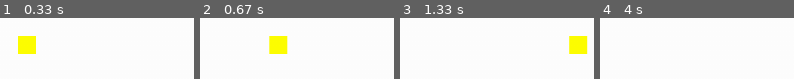
Above: before the commit, frames 1-4 (left to right).
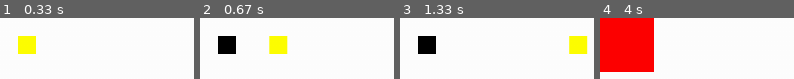
Above: after the commit, the same moments.

Repository: Jeefry465/Proyecto_pygame
Game: pygame game, started from Proyecto Final/juego.py
Same seed, same stepped clock (60 frames per second), same inputs: the game is played once before the commit and once after it.
Inputs:
- Up to frame 1 (0.33 s): no input
- Up to frame 2 (0.67 s): hold Space from 0.33 s (still down); hold D from 0.33 s (still down)
- Up to frame 3 (1.33 s): release Space at 0.8 s; release D at 0.8 s; hold D 0.83-1.3 s
- Up to frame 4 (4 s): hold W 1.33-1.63 s; hold A 2.17-2.7 s; hold S 2.73-3.03 s; hold A 3.07-3.47 s; hold W 3.5-3.87 s

Frame 1 is identical in both runs. In frame 2, 2.7% of the frame differs, in the area x 9-19%, y 29-60%; in frame 3, 2.7%; in frame 4, 25%, in the area x 0-28%, y 0-89%.

Commit message:
Bomba
Se crea una clase Bomba en donde se dibuja la bomba y se muestra la explosión

Diff:
--- a/Proyecto Final/bomberman.py
+++ b/Proyecto Final/bomberman.py
@@ -1,4 +1,5 @@
 import pygame
+import time
 
 class Personaje:
     def __init__(self, x, y):
@@ -11,3 +12,23 @@
     def movimiento(self, eje_x, eje_y):
         self.player.x = self.player.x + eje_x
         self.player.y = self.player.y + eje_y
+
+class Bomba:
+
+    def __init__(self, x, y, tiempo_expl = 3):
+        self.rect = pygame.Rect(x, y, 20, 20) # Crea un rectángulo en la posición (x, y) de tamaño 20x20 para representar la bomba
+        self.tiempo_colocdada = time.time() # Guarda el tiempo en que la bomba fue colocada
+        self.tiempo_expl = tiempo_expl # Tiempo en segundos que tarda en explotar la bomba
+        self.explotada = False # Tiempo en segundos que tarda en explotar la bomba
+
+    def actualizar(self):
+        if not self.explotada and time.time() - self.tiempo_colocdada >= self.tiempo_expl:
+            self.explotada = True
+
+
+    def dibujar(self, ventana):
+        # Si la bomba no ha explotado, dibuja un rectángulo negro (la bomba)
+        if not self.explotada:
+            pygame.draw.rect(ventana, (0, 0, 0), self.rect)
+        else:
+            pygame.draw.rect(ventana, (255, 0, 0), self.rect.inflate(40, 40)) # Si explotó, dibuja un rectángulo rojo más grande para simular la explosión
--- a/Proyecto Final/juego.py
+++ b/Proyecto Final/juego.py
@@ -1,6 +1,6 @@
 import pygame
 import sys
-from bomberman import Personaje
+from bomberman import Personaje, Bomba
 from constantes import *
 
 
@@ -27,6 +27,8 @@
 
     # Se crea un reloj para controlar la velocidad de fotogramas
     reloj = pygame.time.Clock()
+
+    bombas = []
 
     # Bucle principal
     while True:
@@ -88,8 +90,17 @@
                 if evento.key == pygame.K_s:
                     mover_abajo = False
 
+            if evento.type == pygame.KEYDOWN:
+
+                if evento.key == pygame.K_SPACE:
+                    bombas.append(Bomba(jugador.player.x, jugador.player.y))
+
         # Llenar la pantalla con un color
         ventana.fill(BLANCO)
+
+        for bomba in bombas:
+            bomba.actualizar()
+            bomba.dibujar(ventana)
 
         # Dibujar el jugador
         jugador.dibujar(ventana)
